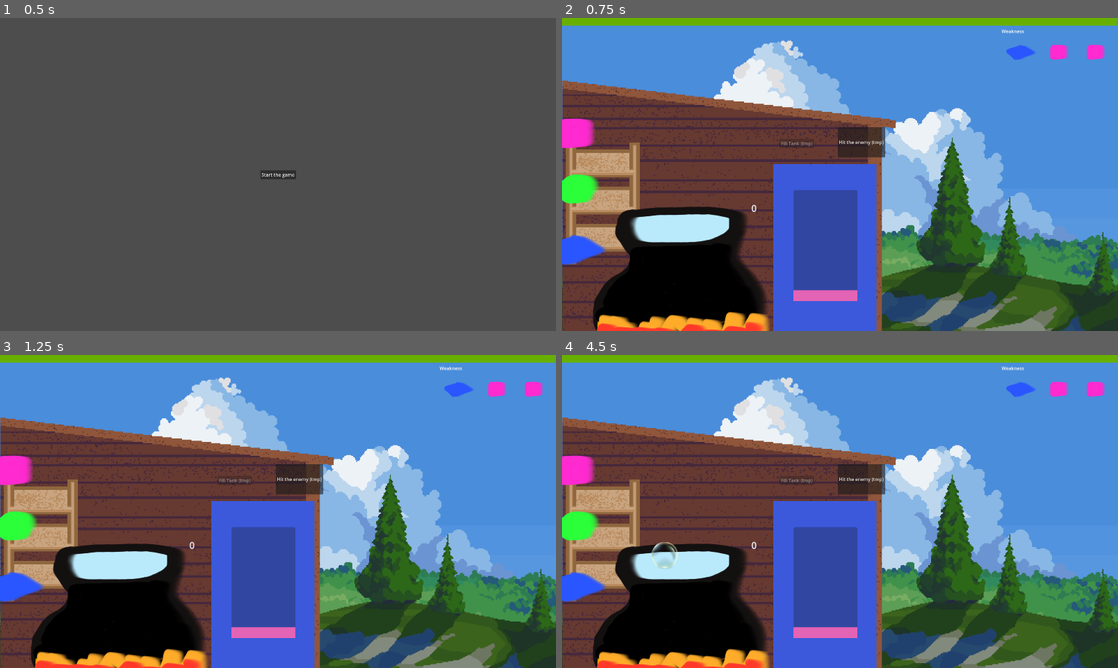
Above: before the commit, frames 1-4 (two rows, left to right).
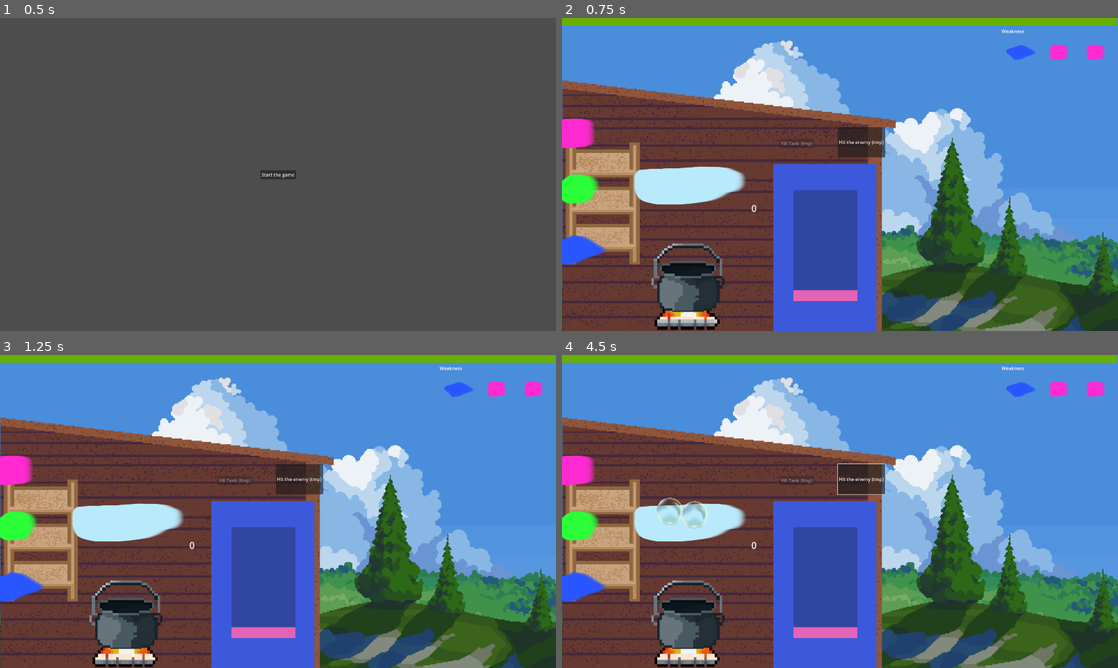
Above: after the commit, the same moments.

Repository: jackfruitgames/ahirutochi
Game: Godot game, scene res://scenes/MainMenu/main_menu.tscn
The game is run twice, just before and just after one commit, with the same random seed, the same clock (stepped at 60 frames per second) and the same inputs.
Inputs (mouse positions are in pixels of both pictures, inside the frame that each line leads up to; where the layout moved, square brackets give the same spot in the first picture):
- Up to frame 1 (0.5 s): no input
- Up to frame 2 (0.75 s): click "Start the game" at 0.5 s
- Up to frame 3 (1.25 s): no input
- Up to frame 4 (4.5 s): click "Hit the enemy (tmp)" at 1.25 s; click (673, 514) [667, 558] at 2 s; click (689, 517) [684, 561] at 2.75 s; click "Hit the enemy (tmp)" at 3.5 s; click (689, 561) at 4.27 s

Frame 1 is identical in both runs. In frame 2, 12% of the frame differs, in the area x 5-38%, y 47-100%; in frame 3, 12%; in frame 4, 12%, in the area x 5-59%, y 34-100%.

Commit message:
Update fire and pot textures

Diff:
--- a/scenes/Game/game.tscn
+++ b/scenes/Game/game.tscn
@@ -23,7 +23,7 @@
 position = Vector2(141, 594)
 
 [node name="Pot" parent="." instance=ExtResource("6_22nnk")]
-position = Vector2(420, 726)
+position = Vector2(437, 574)
 
 [node name="SodaDream" parent="." instance=ExtResource("6_aey6b")]
 position = Vector2(904, 769)
--- a/scenes/Pot/pot.gd
+++ b/scenes/Pot/pot.gd
@@ -6,6 +6,7 @@
 
 func _ready() -> void:
 	$AnimationPlayer.play("RESET")
+	$Fire.play()
 	$Bubble1.bubble_exploded.connect(on_bubble_exploded)
 	$Bubble2.bubble_exploded.connect(on_bubble_exploded)
 	$Bubble3.bubble_exploded.connect(on_bubble_exploded)
--- a/scenes/Pot/pot.tscn
+++ b/scenes/Pot/pot.tscn
@@ -1,9 +1,47 @@
-[gd_scene load_steps=11 format=3 uid="uid://ci5k534ymwvur"]
+[gd_scene load_steps=17 format=3 uid="uid://ci5k534ymwvur"]
 
 [ext_resource type="Texture2D" uid="uid://fwpcm7ioq7pk" path="res://assets/img/scribbles/pot_content.png" id="1_ulnlj"]
-[ext_resource type="Texture2D" uid="uid://bl28gree8u4hj" path="res://assets/img/scribbles/pot.png" id="2_gar4v"]
 [ext_resource type="Script" path="res://scenes/Pot/pot.gd" id="2_uyucb"]
+[ext_resource type="Texture2D" uid="uid://bikwbctgd56ok" path="res://assets/img/pot/fire.png" id="3_ijcii"]
+[ext_resource type="Texture2D" uid="uid://gju21uypxjne" path="res://assets/img/pot/pot.png" id="3_y3t6x"]
 [ext_resource type="PackedScene" uid="uid://bck8diam5h51j" path="res://scenes/PotBubble/PotBubble.tscn" id="4_rwl4r"]
+
+[sub_resource type="AtlasTexture" id="AtlasTexture_ostf1"]
+atlas = ExtResource("3_ijcii")
+region = Rect2(0, 0, 288, 288)
+
+[sub_resource type="AtlasTexture" id="AtlasTexture_8ryft"]
+atlas = ExtResource("3_ijcii")
+region = Rect2(288, 0, 288, 288)
+
+[sub_resource type="AtlasTexture" id="AtlasTexture_xiyqc"]
+atlas = ExtResource("3_ijcii")
+region = Rect2(576, 0, 288, 288)
+
+[sub_resource type="AtlasTexture" id="AtlasTexture_xk13t"]
+atlas = ExtResource("3_ijcii")
+region = Rect2(864, 0, 288, 288)
+
+[sub_resource type="SpriteFrames" id="SpriteFrames_c63m7"]
+resource_local_to_scene = true
+animations = [{
+"frames": [{
+"duration": 1.0,
+"texture": SubResource("AtlasTexture_ostf1")
+}, {
+"duration": 1.0,
+"texture": SubResource("AtlasTexture_8ryft")
+}, {
+"duration": 1.0,
+"texture": SubResource("AtlasTexture_xiyqc")
+}, {
+"duration": 1.0,
+"texture": SubResource("AtlasTexture_xk13t")
+}],
+"loop": true,
+"name": &"default",
+"speed": 5.0
+}]
 
 [sub_resource type="Animation" id="Animation_thph2"]
 resource_name = "POT_BLUE"
@@ -181,9 +219,14 @@
 texture = ExtResource("1_ulnlj")
 script = ExtResource("2_uyucb")
 
+[node name="Fire" type="AnimatedSprite2D" parent="."]
+position = Vector2(0, 367)
+sprite_frames = SubResource("SpriteFrames_c63m7")
+frame_progress = 0.838708
+
 [node name="Pot" type="Sprite2D" parent="."]
-position = Vector2(-8, 129)
-texture = ExtResource("2_gar4v")
+position = Vector2(0, 184)
+texture = ExtResource("3_y3t6x")
 
 [node name="AnimationPlayer" type="AnimationPlayer" parent="."]
 libraries = {
Not shown, added: assets/img/pot/fire.png.import
Not shown, added: assets/img/pot/pot_blubber.png.import
